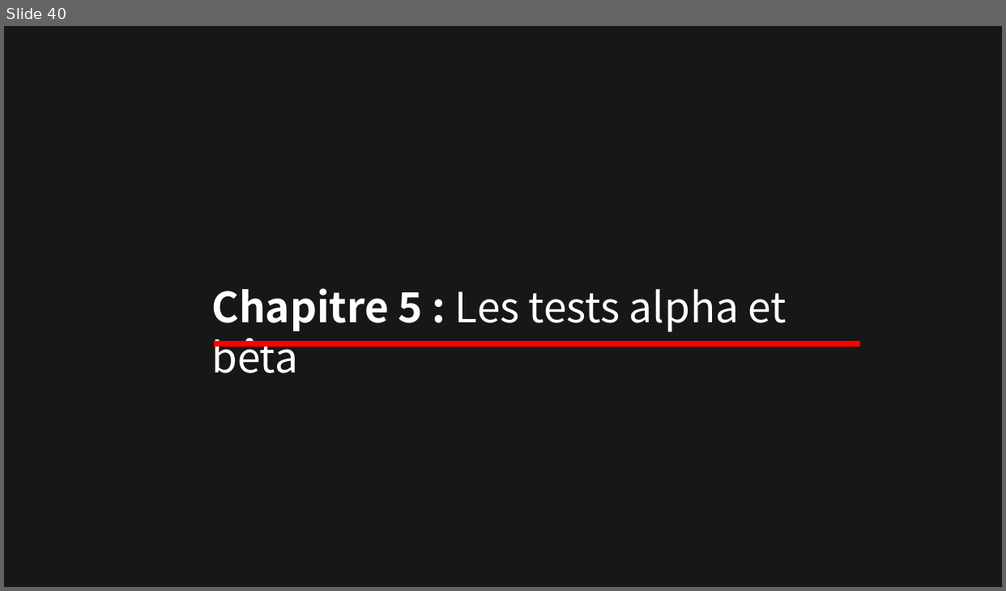
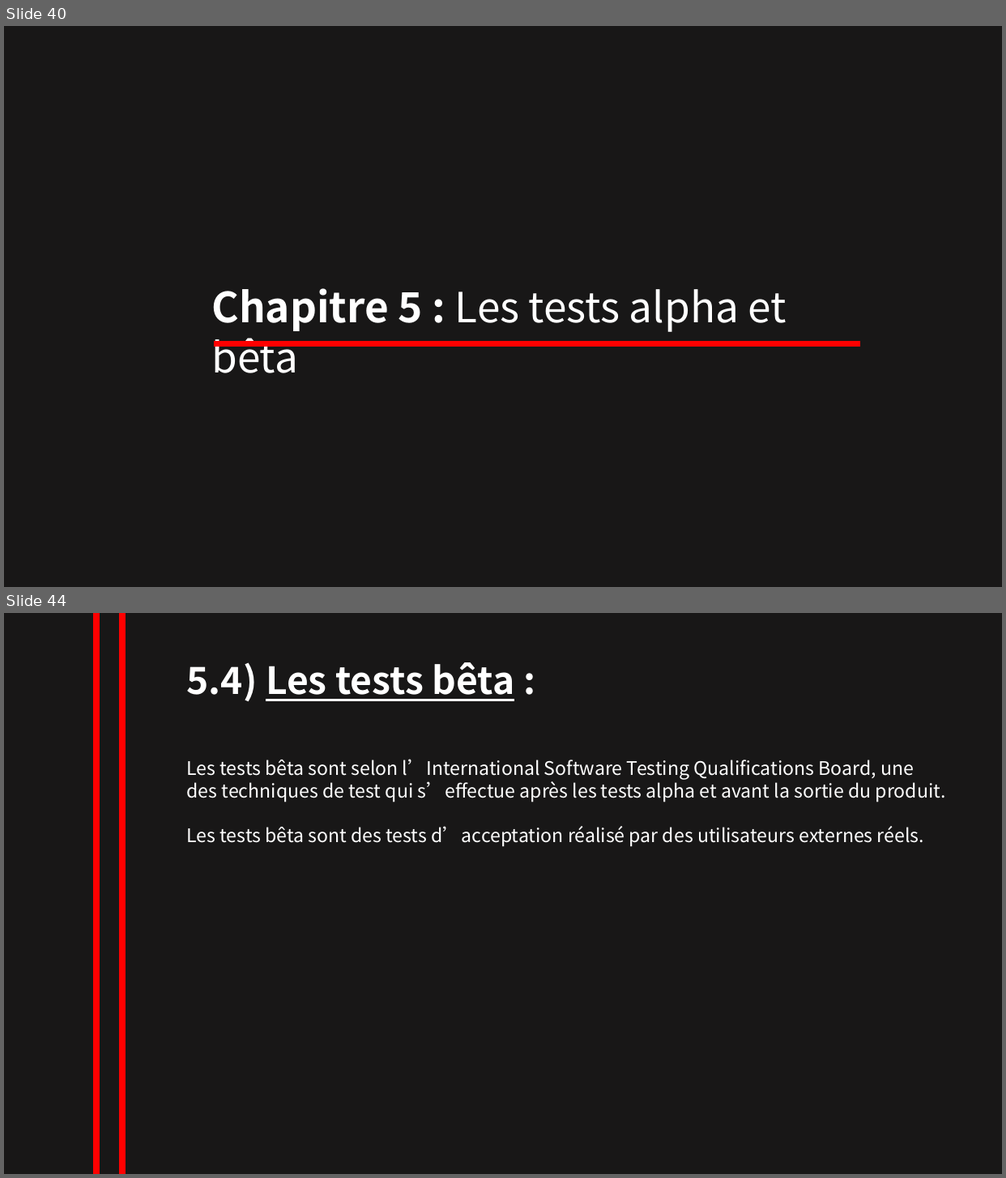
Before and after one commit to NesrineZitouni11/nesrine_zitouni, a slide deck: TRAVAUX/powerpointRevisionISTQB.pptx. Shown one above the other, each under a label of ours: slide 40 before the commit, slides 40 and 44 after it; the slides between them are not shown. The pictures are 1006x591 and 1006x1178 pixels, drawn with LibreOffice and Linux fonts; fonts in the diff are those of the drawing. Boxes give left, top, right and bottom in pixels: in the first picture for what was removed or moved away, otherwise in the second. Text is boxed around its words. In the diff, an @@ line names an element or a change of style, - is before the commit and + after.

```diff
--- a/TRAVAUX/powerpointRevisionISTQB.pptx
+++ b/TRAVAUX/powerpointRevisionISTQB.pptx
@@ slide 44 added at [4, 613, 1002, 1174], background #181717 @@
@@ line added from (97, 613) to (97, 1174), #FF0000 6 pt @@
@@ line added from (122, 613) to (122, 1174), #FF0000 6 pt @@
@@ text added at [187, 662, 515, 701], 36 pt, text #FFFFFF, bold, underline @@
+5.4) Les tests bêta :
@@ text added at [187, 759, 946, 847], 18 pt, text #FFFFFF @@
+Les tests bêta sont selon l’International Software Testing Qualifications Board, une des techniques de test qui s’effectue après les tests alpha et avant la sortie du produit.
+Les tests bêta sont des tests d’acceptation réalisé par des utilisateurs externes réels.
```
Also in this commit, not shown: 3 other slides added, 1 slide removed.
